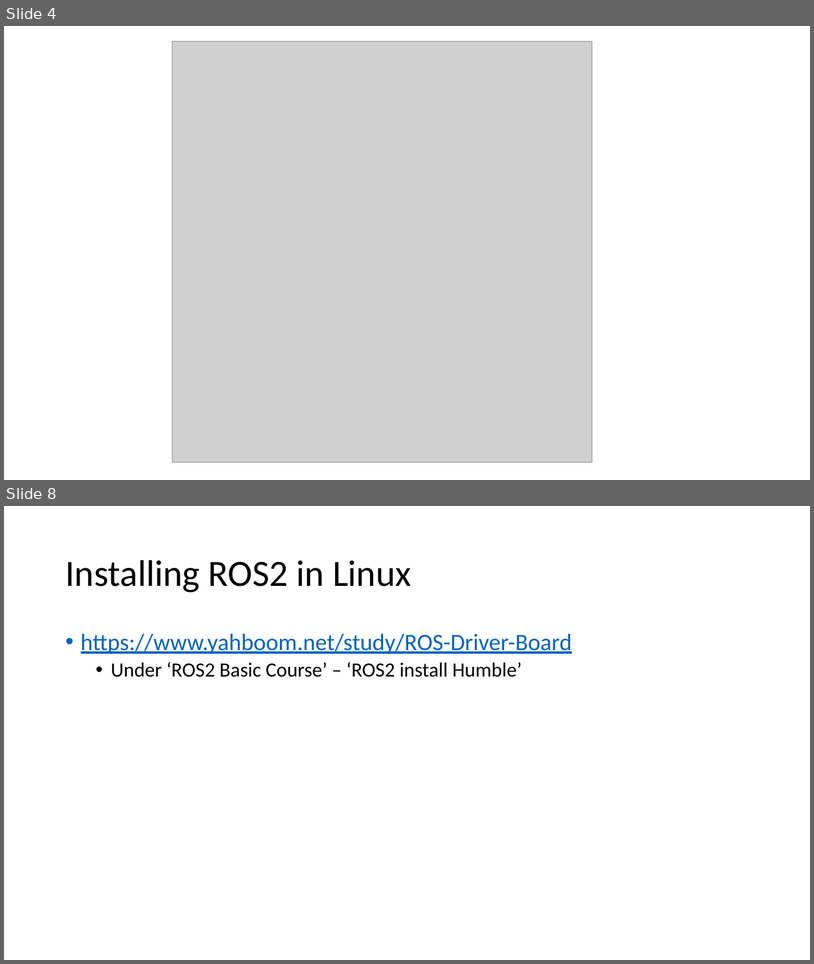
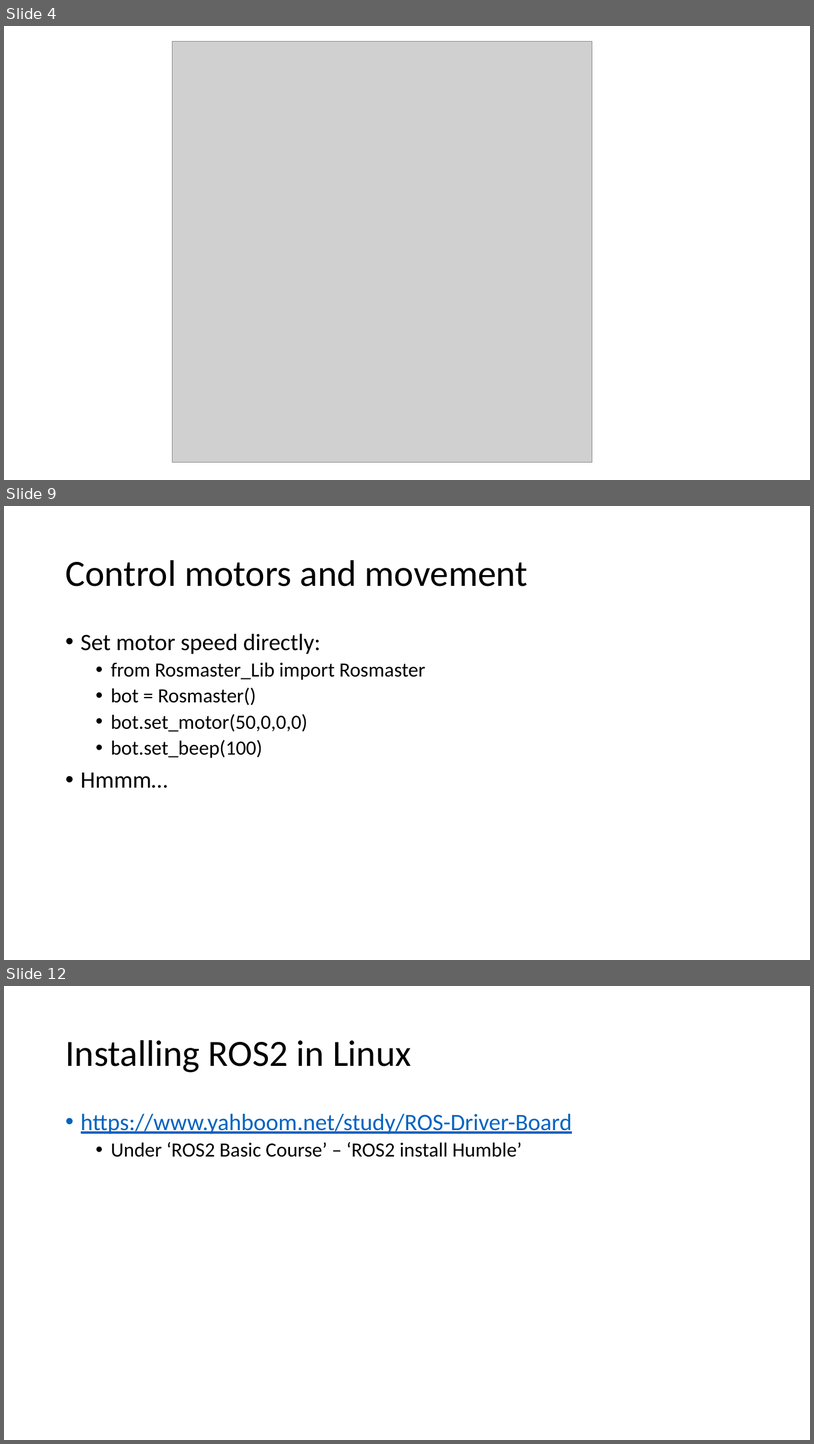
Before and after one commit to gigaprog/p_presentations, a slide deck: embedded/RobotOperatingSystem/Yahboom_ROS2_board.pptx. Shown one above the other, each under a label of ours: slides 4 and 8 before the commit, slides 4, 9 and 12 after it; the slides between them are not shown. The pictures are 814x964 and 814x1444 pixels, drawn with LibreOffice and Linux fonts; fonts in the diff are those of the drawing; grey boxes stand for pictures. Boxes give left, top, right and bottom in pixels: in the first picture for what was removed or moved away, otherwise in the second. Text is boxed around its words. In the diff, an @@ line names an element or a change of style, - is before the commit and + after.

Commit message:
Updated for serial servo control

```diff
--- a/embedded/RobotOperatingSystem/Yahboom_ROS2_board.pptx
+++ b/embedded/RobotOperatingSystem/Yahboom_ROS2_board.pptx
@@ slide 9 added at (4, 506, 810, 960), background #FFFFFF @@
@@ title added at (65, 560, 528, 586), 44 pt, text #000000 @@
+Control motors and movement
@@ text added at (81, 633, 425, 788), 24 pt, text #000000 @@
+• Set motor speed directly:
+  • from Rosmaster_Lib import Rosmaster
+  • bot = Rosmaster()
+  • bot.set_motor(50,0,0,0)
+  • bot.set_beep(100)
+• Hmmm…
@@ what was slide 8 is now slide 12 @@
```
Also in this commit, not shown: 3 slides changed, 3 other slides added.
